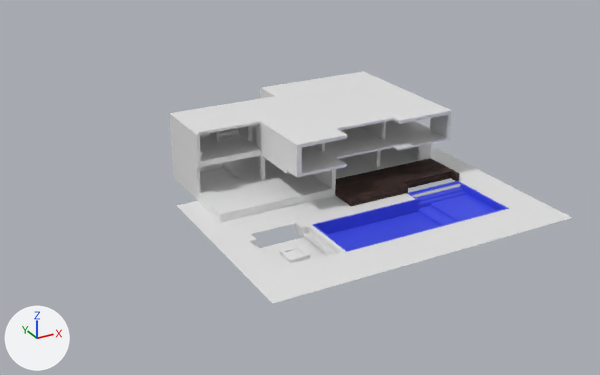
The Blender file Assets/models/blendFiles/VRChillHouseModel.blend, before and after one commit.
One viewpoint serves both versions: a 50 mm lens placed at (-85.7, -142.0, 67.8), pointed at (-14.8, -13.0, 3.3). The axes (+X, +Y, +Z) are drawn at lower left. The lights are the same throughout.

The first picture shows 'house model', 'pool stairs'.
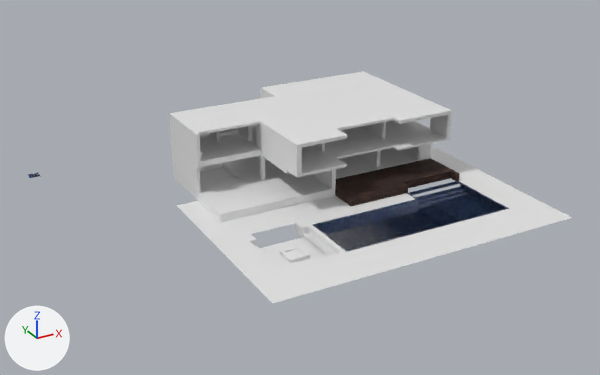
What changed in the scene script:
```text
Change mat_pool_grid:
    remove # nodes: BsdfPrincipled, OutputMaterial
    remove # colours: blue #3d4ce7
    nodes: BsdfPrincipled, Bump, Mix x3, OutputMaterial, TexBrick, TexCoord, TexNoise x2, ValToRGB, Value, VectorRotate
    colours: black #000000, white #ffffff, blue #89cff0, blue #004af0
Add me_plane:
    me_plane.from_pydata(...)  # 4 vertices, 1 face; spans x -1.0..1.0, y -1.0..1.0, z 0.0
    me_plane.materials.append(mat_pool_grid)
Add ob_plane:
    ob_plane = bpy.data.objects.new('Plane', me_plane)
    ob_plane.location = (-60.1, 7.7, 7.4)
```

What differs and where, as boxes (x1, y1, x2, y2) in the pictures (600 x 375 px):
'house model', surface changed
    both: (298, 115, 512, 255)
'pool stairs', surface changed
    both: (415, 187, 496, 225)
'Plane', added
    after: (28, 173, 40, 178)
